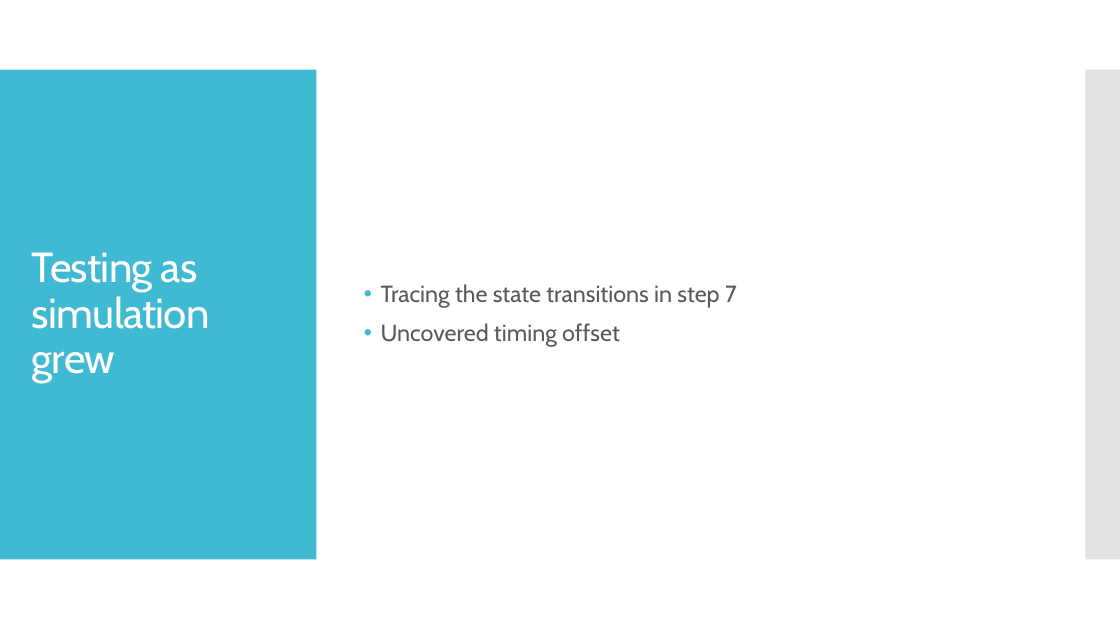
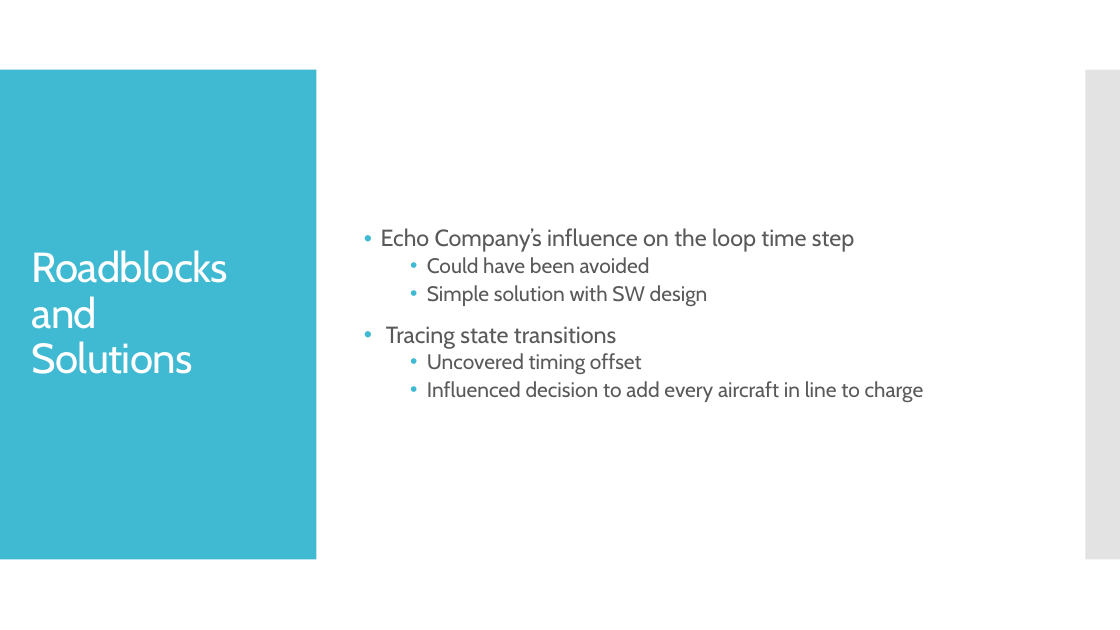
Before and after one commit to kjnorth/JobyEVtolSim, a slide deck: slide 5 of notes/joby_evtol_presentation.pptx (slide 6 before the commit). Drawn at 1120x630 pixels with LibreOffice and Linux fonts; fonts in the diff are those of the drawing. Boxes give left, top, right and bottom in pixels: in the first picture for what was removed or moved away, otherwise in the second. Text is boxed around its words. In the diff, an @@ line names an element or a change of style, - is before the commit and + after.

```diff
--- a/notes/joby_evtol_presentation.pptx
+++ b/notes/joby_evtol_presentation.pptx
@@ text at box(381, 228, 854, 349): text changed @@
-• Tracing the state transitions in step 7
+• Echo Company’s influence on the loop time step
+  • Could have been avoided
+  • Simple solution with SW design
+• Tracing state transitions
@@ title at box(32, 250, 228, 374): text changed @@
-Testing as simulation grew
+Roadblocks and
+Solutions
@@ text at box(427, 353, 642, 374): size 20 to 18 pt in "Uncovered timing offset"; list level 1 to 2 in "Uncovered timing offset" @@
@@ text at box(427, 381, 924, 402): paragraph added @@
+  • Influenced decision to add every aircraft in line to charge
```
Also in this commit, not shown: 1 other slide changed, 1 slide added, 3 slides removed.
